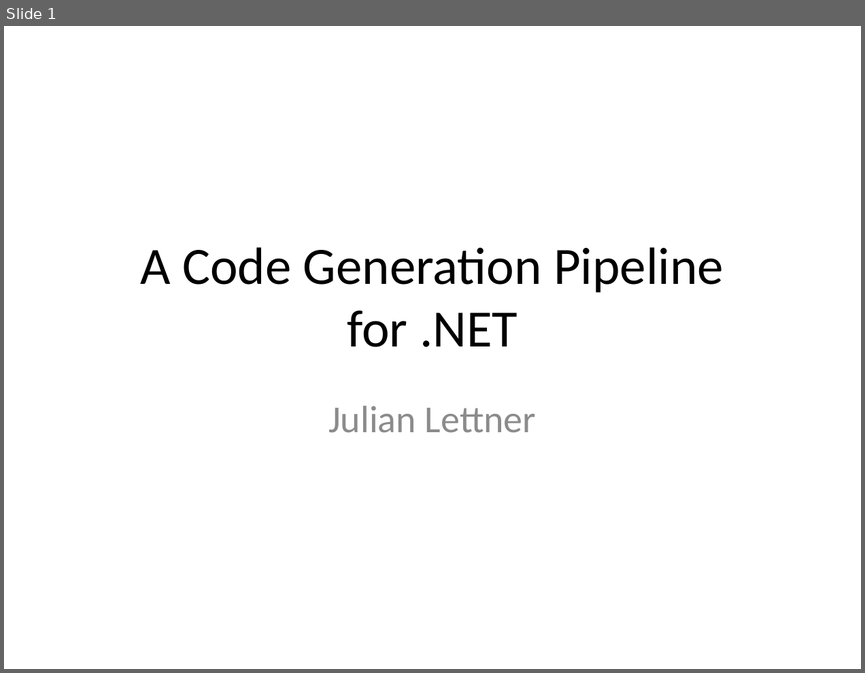
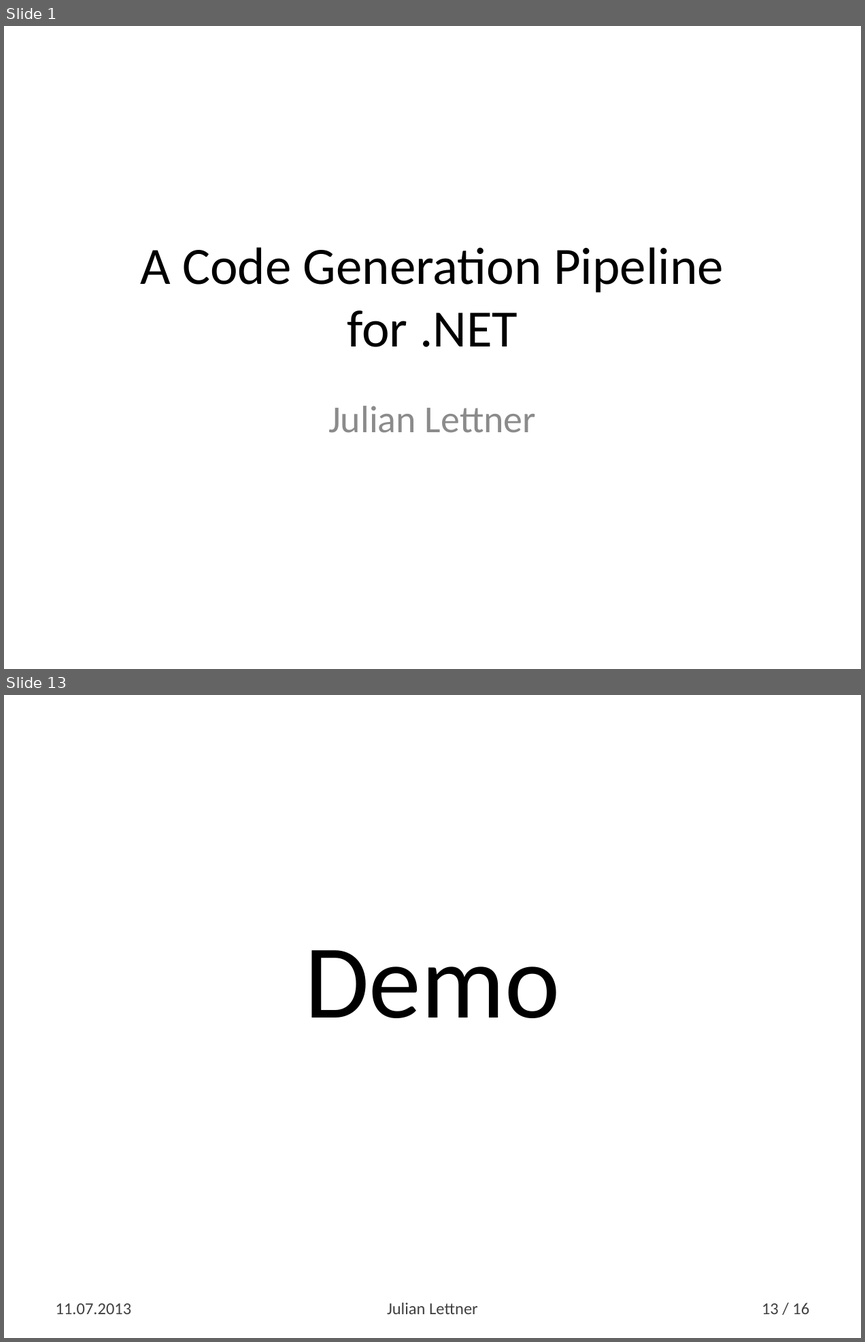
Before and after one commit to yln/TypePipeDemo, a slide deck: A Code Generation Pipeline for .NET.pptx. Shown one above the other, each under a label of ours: slide 1 before the commit, slides 1 and 13 after it; the slides between them are not shown. The pictures are 865x673 and 865x1342 pixels, drawn with LibreOffice and Linux fonts; fonts in the diff are those of the drawing. Boxes give left, top, right and bottom in pixels: in the first picture for what was removed or moved away, otherwise in the second. Text is boxed around its words. In the diff, an @@ line names an element or a change of style, - is before the commit and + after.

```diff
--- a/A Code Generation Pipeline for .NET.pptx
+++ b/A Code Generation Pipeline for .NET.pptx
@@ slide 13 added at (x1=4, y1=695, x2=861, y2=1338), background #FFFFFF @@
@@ title added at (x1=305, y1=950, x2=560, y2=1018), 88 pt, text #000000 @@
+Demo
@@ text added at (x1=56, y1=1303, x2=132, y2=1314), 14 pt, text #404040 @@
+11.07.2013
@@ text added at (x1=387, y1=1302, x2=478, y2=1314), 14 pt, text #404040 @@
+Julian Lettner
@@ page number added at (x1=762, y1=1302, x2=809, y2=1314), 14 pt, text #404040 @@
+13 / 16
```
Also in this commit, not shown: 14 slides changed, 9 slides removed.
